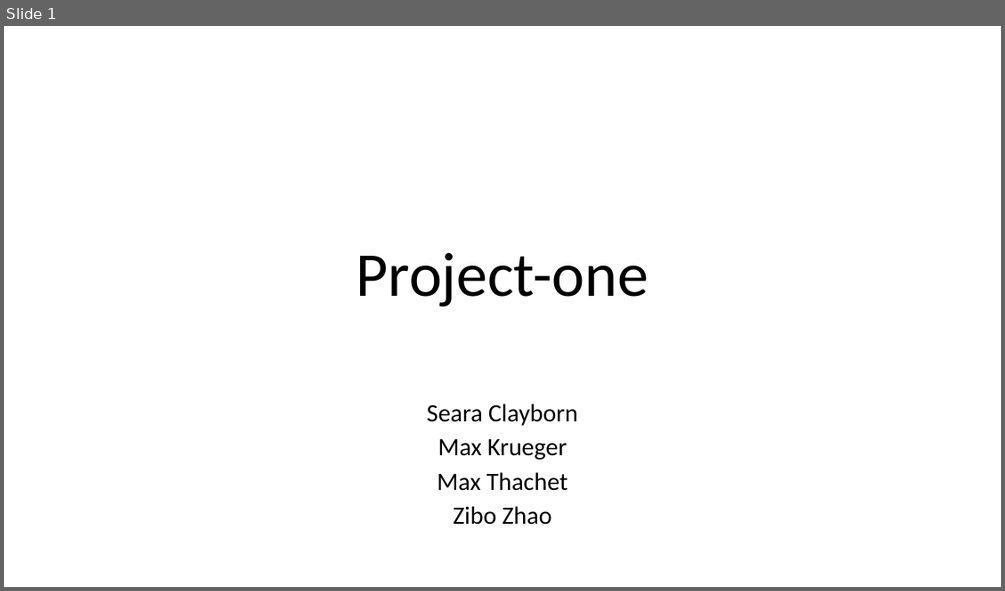
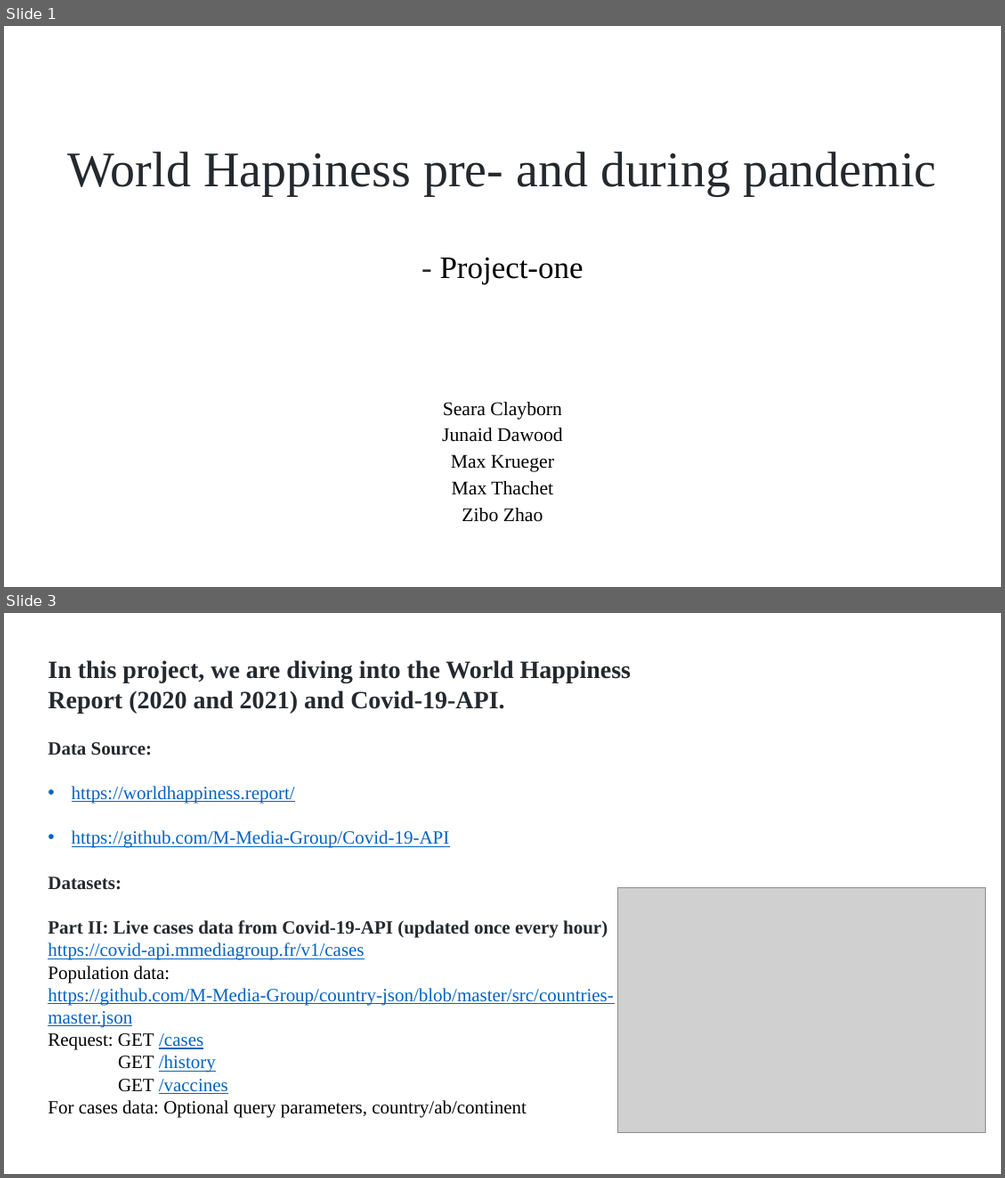
Before and after one commit to maxkrueger96/NU-Bootcamp-Data-Science-1, a slide deck: project_one.pptx. Shown one above the other, each under a label of ours: slide 1 before the commit, slides 1 and 3 after it; the slides between them are not shown. The pictures are 1005x591 and 1005x1178 pixels, drawn with LibreOffice and Linux fonts; fonts in the diff are those of the drawing; grey boxes stand for pictures. Boxes give left, top, right and bottom in pixels: in the first picture for what was removed or moved away, otherwise in the second. Text is boxed around its words. In the diff, an @@ line names an element or a change of style, - is before the commit and + after.

Commit message:
Zibo analysis update

```diff
--- a/project_one.pptx
+++ b/project_one.pptx
@@ slide 3 added at <box>4,613,1001,1174</box>, background #FFFFFF @@
@@ text added at <box>48,660,631,1118</box>, 18 pt, text #0563C1 @@
+In this project, we are diving into the World Happiness Report (2020 and 2021) and Covid-19-API.
+Data Source:
+• https://worldhappiness.report/
+• https://github.com/M-Media-Group/Covid-19-API
+Datasets:
+Part II: Live cases data from Covid-19-API (updated once every hour)
+https://covid-api.mmediagroup.fr/v1/cases
+Population data:
+https://github.com/M-Media-Group/country-json/blob/master/src/countries-master.json
+Request: GET /cases
+GET /history
+GET /vaccines
+For cases data: Optional query parameters, country/ab/continent
@@ picture added at <box>618,888,985,1134</box> @@
@@ slide 1 changed as well @@
@@ title at <box>68,151,936,284</box>: text changed; size 60 to 48 pt; font Calibri to Times New Roman; text colour #000000 to #24292E @@
-Project-one
+World Happiness pre- and during pandemic
+- Project-one
@@ subtitle at <box>443,402,562,522</box>: size 24 to 18.6 pt, font Calibri to Times New Roman in "Seara Clayborn", "Max Krueger", "Max Thachet", "Zibo Zhao"; line spacing 0.8 to 0.7 @@
@@ subtitle at <box>442,427,562,442</box>: paragraph added @@
+Junaid Dawood
```
Also in this commit, not shown: 2 other slides changed, 3 other slides added, 13 other files.
